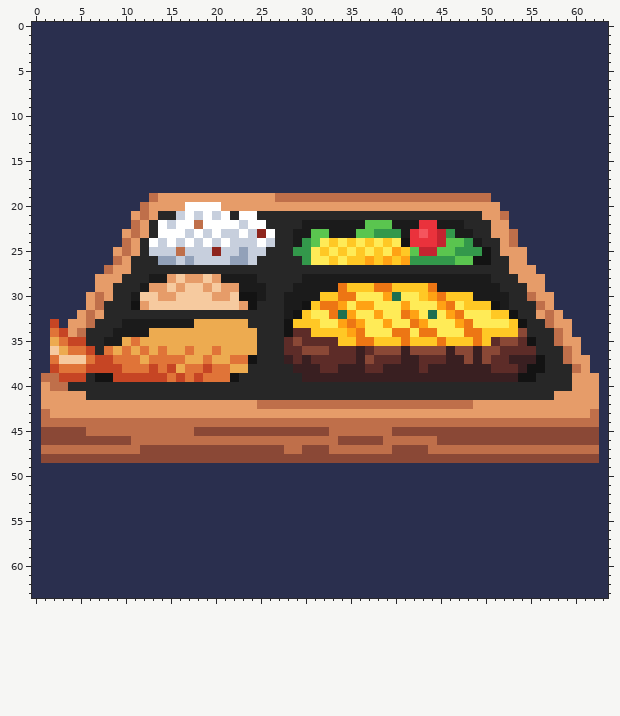
File history of a pixel-art sprite, img/20220321-pixeldailies.png. The first picture shows the starting point.
The file is 64x64 pixels.
After the commit:
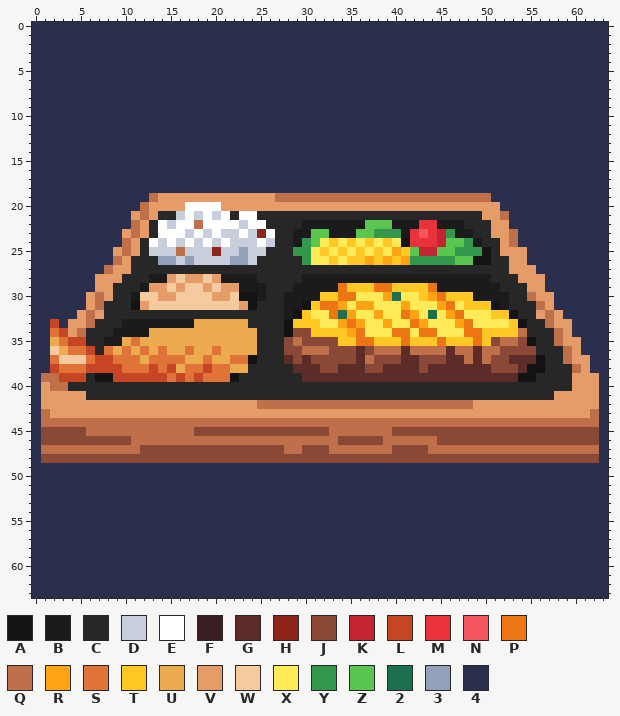
Palette (. is transparent): A #131313  B #1b1b1b  C #272727  D #c7cfdd  E #ffffff  F #391f21  G #5d2c28  H #8e251d  J #8a4836  K #c42430  L #c64524  M #ea323c  N #f5555d  P #ed7614  Q #bf6f4a  R #ffa214  S #e07438  T #ffc825  U #edab50  V #e69c69  W #f6ca9f  X #ffeb57  Y #33984b  Z #5ac54f  2 #1e6f50  3 #92a1b9  4 #2a2f4e
Changes in this commit:
@@ x 26..57 @@
 33 CCATTTXXRPRXXRXXPRXXXRPXXXXTACCQ
-34 CCAGGTTTTRPXXXPPXPPXXXPPTTTTJCCC
-35 CCGJGGGGTTPPTTTPTTTPTTTPTGJJGACC
-36 CCGGJJJGGGFGJJJFJJJJFJJFJJGGGGCC
-37 CCFGFGGGGGFJGGGFFGGGFFJFJGGFFFAC
-38 CCCFFFGGFFFGGFFFFGFFFFFFFGGGFAAC
-39 CCCCFFFFFFFFFFFFFFFFFFFFFFFFAACC
+34 CCAJJTTTTRPXXXPPXPPXXXPPTTTTQCCC
+35 CCJQJJJJTTPPTTTPTTTPTTTPTJQQJACC
+36 CCJJQQQJJJGJQQQGQQQQGQQGQQJJJJCC
+37 CCGJGJJJJJGQJJJGGJJJGGQGQJJGGGAC
+38 CCCGGGJJGGGJJGGGGJGGGGGGGJJJGAAC
+39 CCCCGGGGGGGGGGGGGGGGGGGGGGGGAACC
 40 CCCCCCCCCCCCCCCCCCCCCCCCCCCCCCCC
Changed places in both pictures, as pixel boxes (x1, y1, x2, y2):
changed: (284, 328, 536, 382)
